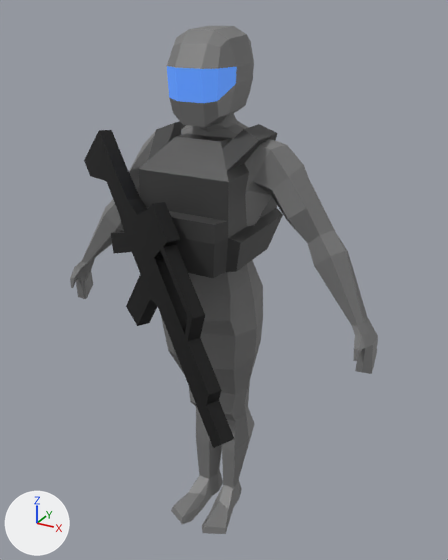
An edit to the glTF model Assets/Models/Units/Infantry/Infantry.glb, drawn before and after from the same camera.
Rendered twice from a camera (50 mm lens) standing at (2.51, -4.32, 4.73) and looking at (0.19, -0.08, 2.62). Arrows for +X, +Y and +Z are at lower left; the lights stay in place. Where no turn or scale is listed for an object, it has been applied to the vertices. Vertices at the same position are counted once.

Objects in the first picture: 'BaseMesh', 'PlateCarrier', 'Rifle', 'Visor'.
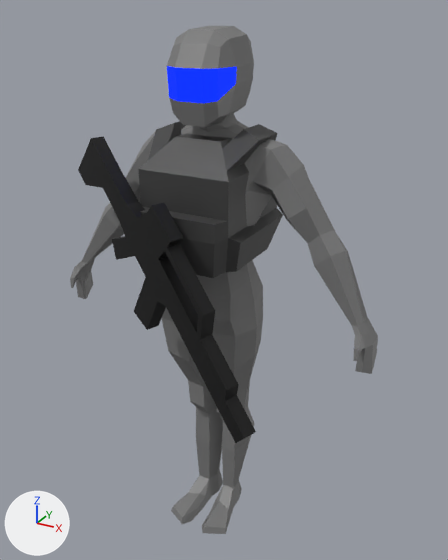
Where the newer file only moved an object's origin or applied its transform, the numbers keep the older frame.

What differs and where, as boxes [x1, y1, x2, y2] in the pictures (448 x 560 px):
```json
{"object": "Rifle", "change": "reshaped", "before": [84, 130, 234, 448], "after": [78, 136, 256, 443], "on screen": "19% wider"}
{"object": "Visor", "change": "recoloured, surface changed", "before": [167, 66, 237, 103], "after": [167, 66, 237, 103]}
```

Scene script edits in JSON lines:
```json
{"op": "set", "path": "mat_visor.base_color", "old": "(0.0865, 0.254, 0.799)", "new": "(0.0, 0.00561, 0.356)", "note": "blue #538ae7 -> blue #0011a1"}
{"op": "set", "path": "mat_visor.emission_color", "old": "(0.0432, 0.127, 0.4)", "new": "(0.0, 0.0157, 1.0)", "note": "blue #3b64aa -> blue #0022ff"}
{"op": "set", "path": "mat_visor.emission_strength", "old": "1.0", "new": "1.782"}
{"block": "me_cube_003", "where": "me_cube_003.from_pydata(...)  # 72 vertices, 144 faces; spans x -0.87..1.1, y -0.61..0.49, z -1.06..0.98"}
{"block": "me_cube_003", "where": "# used by ob_rifle; location = (-0.283, -0.56, 2.834)"}
{"block": "me_cube_003", "change": "me_cube_003 part 1: the whole mesh is multiplied about its middle by the matrix ((0.996, -0.048, -0.073), (0.045, 0.998, -0.033), (0.075, 0.03, 0.997)), then moved by (0.05, 0.01, -0.01)"}
```
